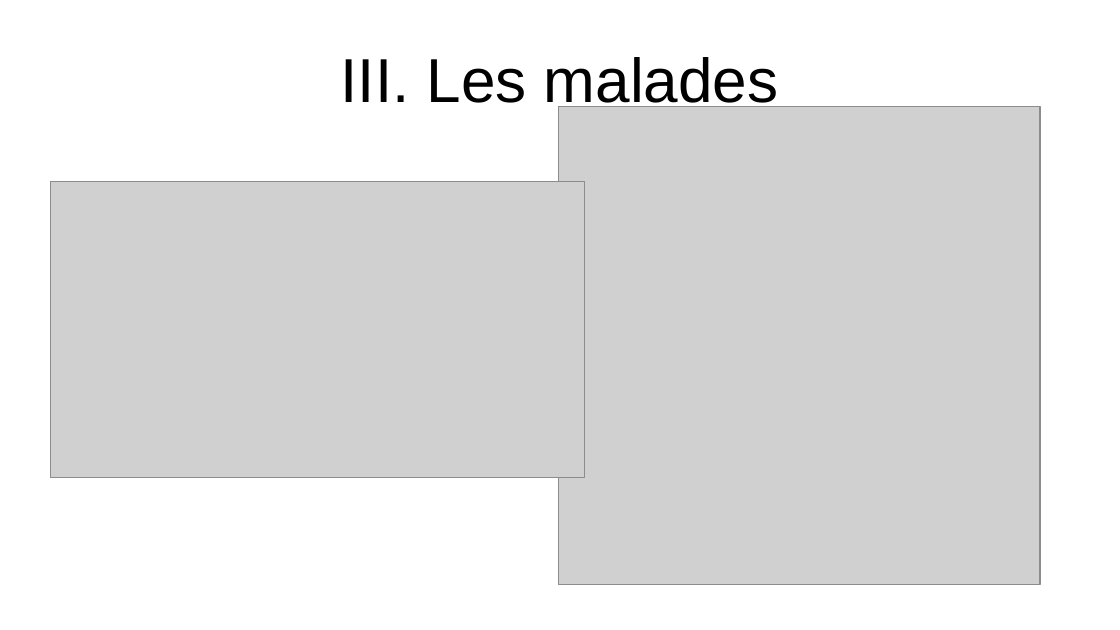
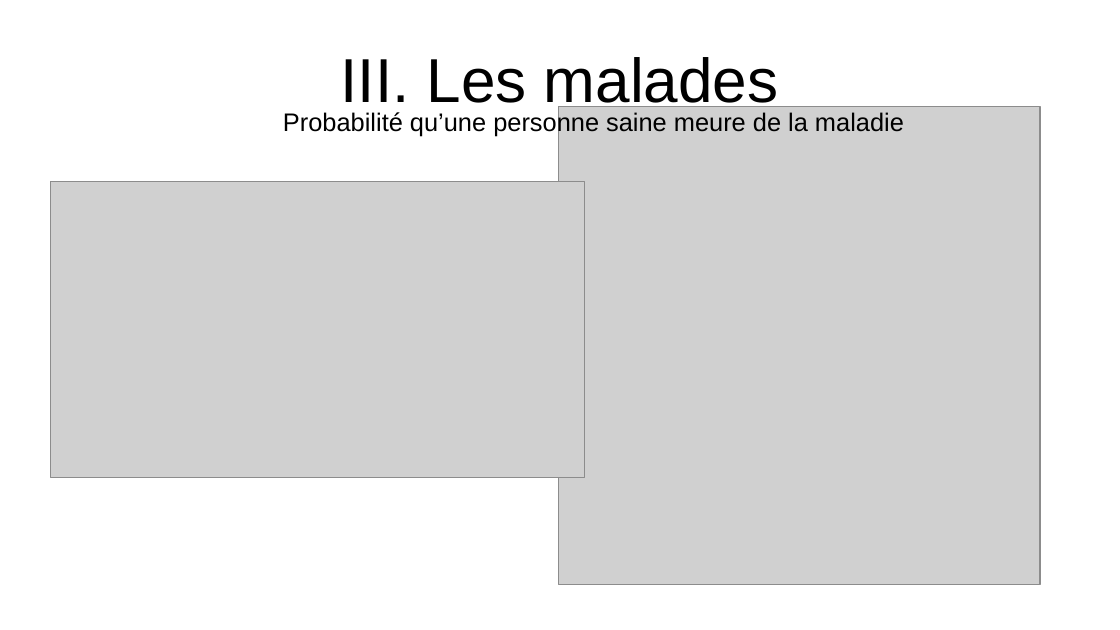
Before and after one commit to WIDEROZ/ESISAR-3A, a slide deck: slide 17 of Mathématiques/Oral/TP2_123 5min.odp (slide 21 before the commit). Drawn at 1120x630 pixels with LibreOffice and Linux fonts; fonts in the diff are those of the drawing; grey boxes stand for pictures. Boxes give left, top, right and bottom in pixels: in the first picture for what was removed or moved away, otherwise in the second. Text is boxed around its words. In the diff, an @@ line names an element or a change of style, - is before the commit and + after.

```diff
--- a/Mathématiques/Oral/TP2_123 5min.odp
+++ b/Mathématiques/Oral/TP2_123 5min.odp
@@ text added at [283,111,904,137], 18 pt, text #000000 @@
+Probabilité qu’une personne saine meure de la maladie
```
Also in this commit, not shown: 5 other slides changed, 4 slides removed, 3 other files.
